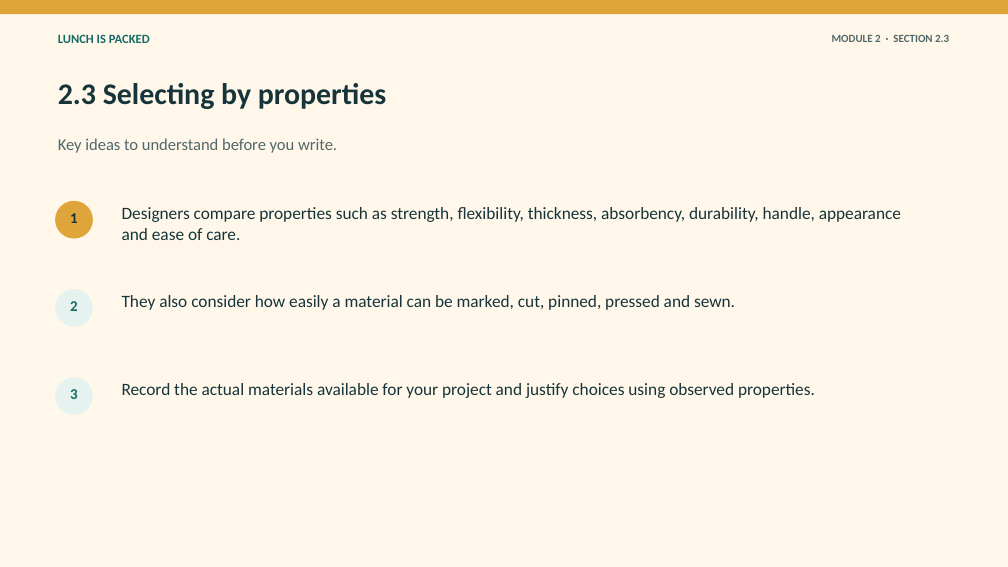
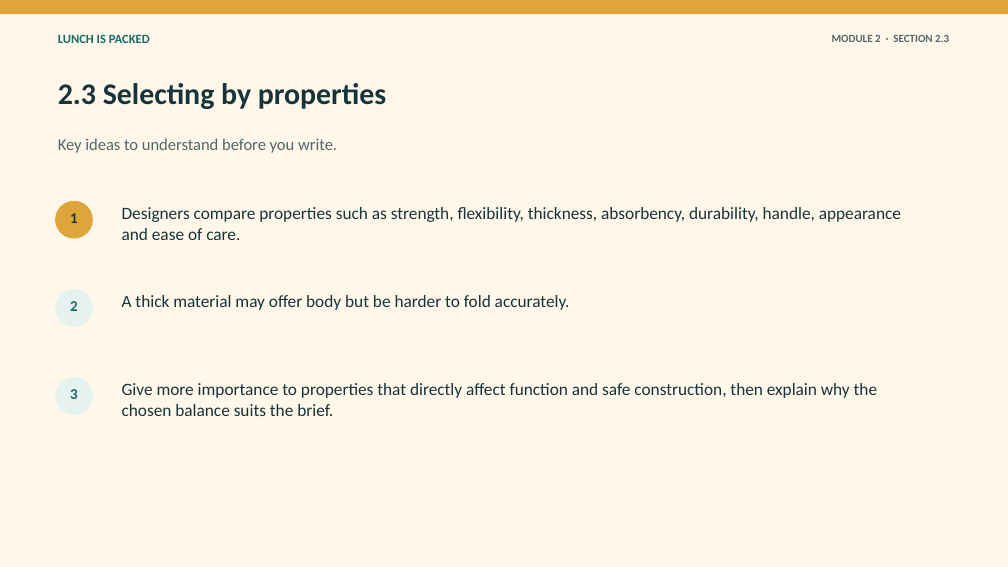
Before and after one commit to stevencowell/Year-7-8-Lunch-Is-Packed, a slide deck: slide 7 of resources/presentations/Lunch-Is-Packed-Module-02-textiles-around-us.pptx. Drawn at 1008x567 pixels with LibreOffice and Linux fonts; fonts in the diff are those of the drawing. Boxes give left, top, right and bottom in pixels: in the first picture for what was removed or moved away, otherwise in the second. Text is boxed around its words. In the diff, an @@ line names an element or a change of style, - is before the commit and + after.

```diff
--- a/resources/presentations/Lunch-Is-Packed-Module-02-textiles-around-us.pptx
+++ b/resources/presentations/Lunch-Is-Packed-Module-02-textiles-around-us.pptx
@@ text at [122, 295, 570, 310]: text changed @@
-They also consider how easily a material can be marked, cut, pinned, pressed and sewn.
+A thick material may offer body but be harder to fold accurately.
@@ text at [122, 383, 877, 416]: text changed @@
-Record the actual materials available for your project and justify choices using observed properties.
+Give more importance to properties that directly affect function and safe construction, then explain why the chosen balance suits the brief.
```
Also in this commit, not shown: 3 other slides changed, 48 other files.
